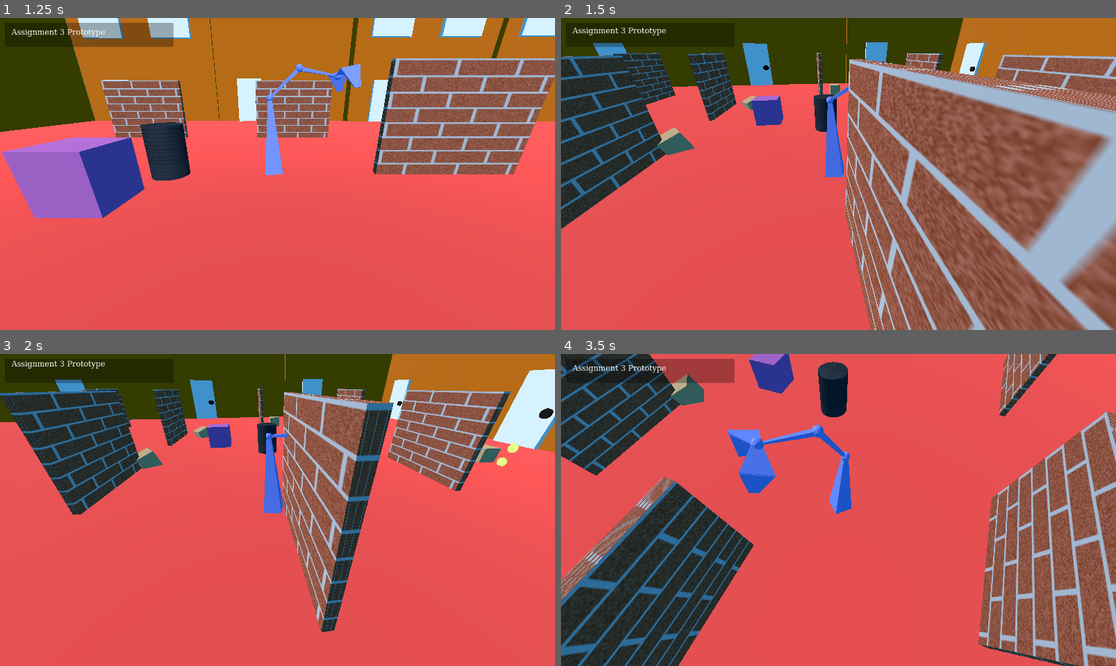
Above: before the commit, frames 1-4 (two rows, left to right).
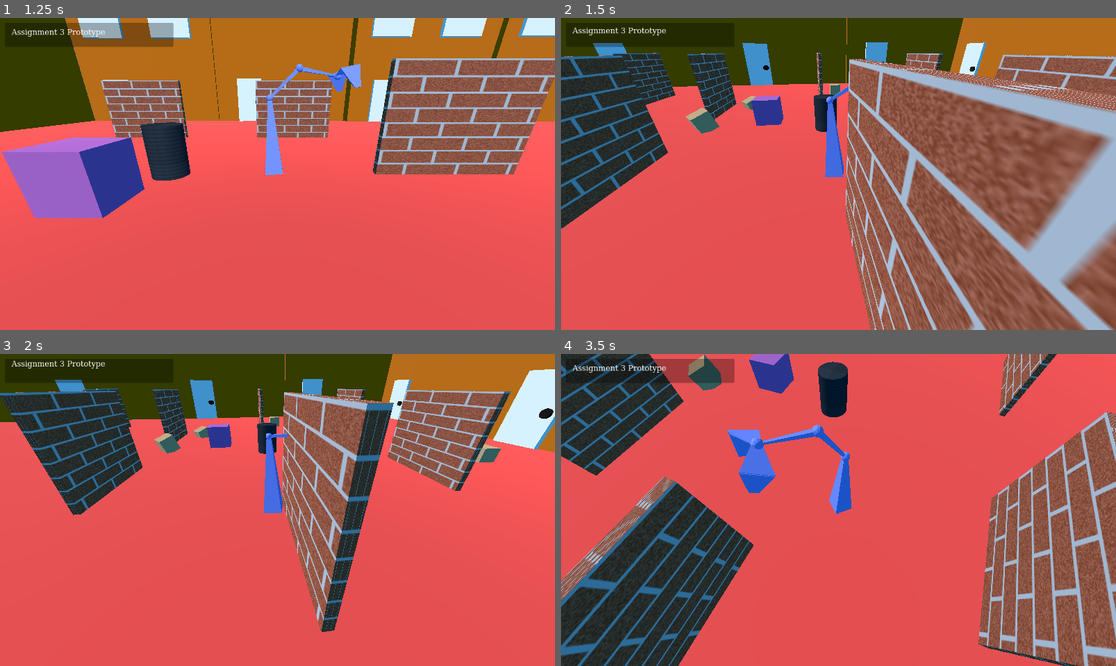
Above: after the commit, the same moments.

Repository: jasmine6612/Comp360A3
Game: Godot game, scene res://greyboxing.tscn
Two runs of this game, one before a commit and one after it. Both use one fixed random seed, a clock stepped at 60 frames per second and the inputs below.
Inputs (mouse positions are in pixels of both pictures, inside the frame that each line leads up to):
- Up to frame 1 (1.25 s): tap Enter (ui_accept) at 0.5, 0.77 s; move the mouse to (399, 158) at 0.52 s; hold Right (ui_right) from 0.53 s (still down); hold Right mouse button (camera_drag) from 0.53 s (still down)
- Up to frame 2 (1.5 s): move the mouse to (727, 189) at 1.27 s; release Right (ui_right) at 1.28 s; release Right mouse button (camera_drag) at 1.28 s; hold Down (ui_down) from 1.28 s (still down); right-click (727, 189) at 1.35 s
- Up to frame 3 (2 s): keep holding Down (ui_down); tap Enter (ui_accept) at 1.52 s
- Up to frame 4 (3.5 s): move the mouse to (894, 441) at 2.02 s; release Down (ui_down) at 2.03 s; hold Right (ui_right) 2.03-2.78 s; hold Right mouse button (camera_drag) 2.03-2.78 s; move the mouse to (810, 572) at 2.77 s; hold Up (ui_up) from 2.78 s (still down); right-click (810, 572) at 2.85 s; tap Enter (ui_accept) at 3.02 s

Frame 1 is identical in both runs. In frame 2, 0.6% of the frame differs, in the area x 17-29%, y 28-45%; in frame 3, 0.5%; in frame 4, 0.8%, in the area x 19-29%, y 0-17%.

Commit message:
Reattached obj3.gd again

Diff:
--- a/greyboxing.tscn
+++ b/greyboxing.tscn
@@ -8,6 +8,7 @@
 [ext_resource type="Script" uid="uid://b7nrevqtgli83" path="res://particle_controller.gd" id="5_8gvve"]
 [ext_resource type="Material" uid="uid://w5nraop70cnb" path="res://greyboxing/mat_gold.tres" id="5_rq656"]
 [ext_resource type="Script" uid="uid://y62dyq77vnth" path="res://breaker_area.gd" id="6_h5oe0"]
+[ext_resource type="Script" uid="uid://bqfwtt7wxgxco" path="res://obj_3.gd" id="7_2bp0p"]
 [ext_resource type="Script" uid="uid://deary6655s7mr" path="res://breakable_box.gd" id="8_8gvve"]
 [ext_resource type="PackedScene" uid="uid://oc5yalkhr5qf" path="res://coin.tscn" id="9_ag3fj"]
 [ext_resource type="PackedScene" uid="uid://b4xwrjv0lqqp4" path="res://a-3/Scenes/RobotPlayer.tscn" id="11_lnqwb"]
@@ -150,8 +151,9 @@
 mesh = SubResource("BoxMesh_77vbc")
 
 [node name="Obj3" type="MeshInstance3D" parent="."]
-transform = Transform3D(-0.21444, -0.588435, 0.779589, -0.939555, 0.342397, 0, -0.266929, -0.732467, -0.626291, 1.69293, 0.173551, 5.75798)
+transform = Transform3D(-0.21462177, -0.5883698, 0.77958834, -0.94240934, 0.33438605, -0.007079536, -0.25651821, -0.73621124, -0.62625194, 0.30208045, 0.38575926, 5.649531)
 mesh = SubResource("BoxMesh_77vbc")
+script = ExtResource("7_2bp0p")
 
 [node name="Obj4" type="MeshInstance3D" parent="."]
 transform = Transform3D(-0.21444, -0.588435, 0.779589, -0.939555, 0.342397, 0, -0.266929, -0.732467, -0.626291, -4.59, 0.169, 4.452)
@@ -159,10 +161,12 @@
 
 [node name="Coin01" type="MeshInstance3D" parent="."]
 transform = Transform3D(0.999988, 0, -0.00479964, 0.00479893, 0.0171732, 0.999841, 8.24253e-05, -0.999853, 0.017173, 3.89358, 0.229777, -10.1484)
+visible = false
 mesh = SubResource("SphereMesh_oejsf")
 
 [node name="Coin02" type="MeshInstance3D" parent="."]
 transform = Transform3D(0.999988, 0, -0.00479964, 0.00479893, 0.0171732, 0.999841, 8.24253e-05, -0.999853, 0.017173, 3.71116, 0.777263, -10.5837)
+visible = false
 mesh = SubResource("SphereMesh_oejsf")
 
 [node name="Camera3D" type="Camera3D" parent="."]
Not shown: 1 places in greyboxing.tscn that only renumber resources
